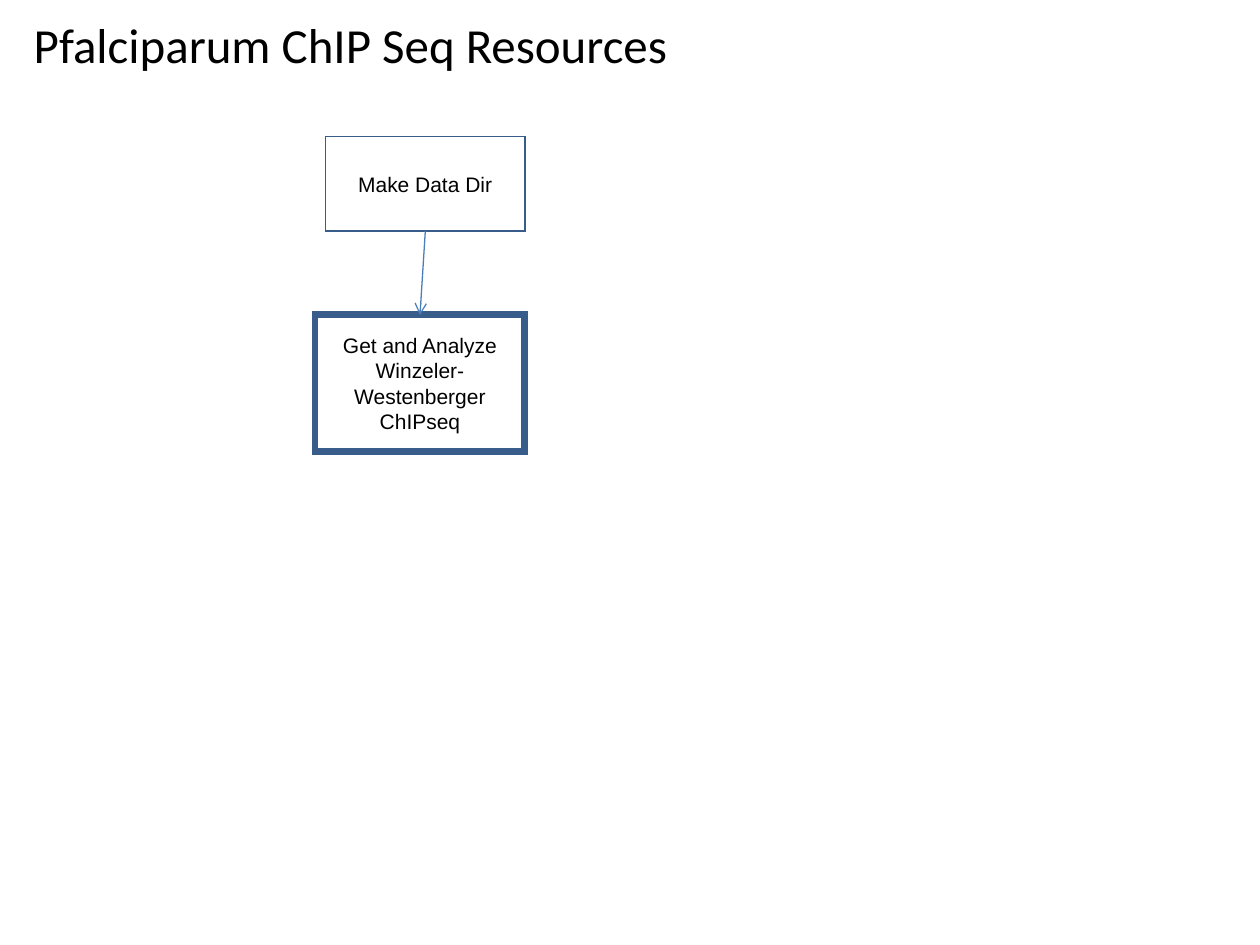
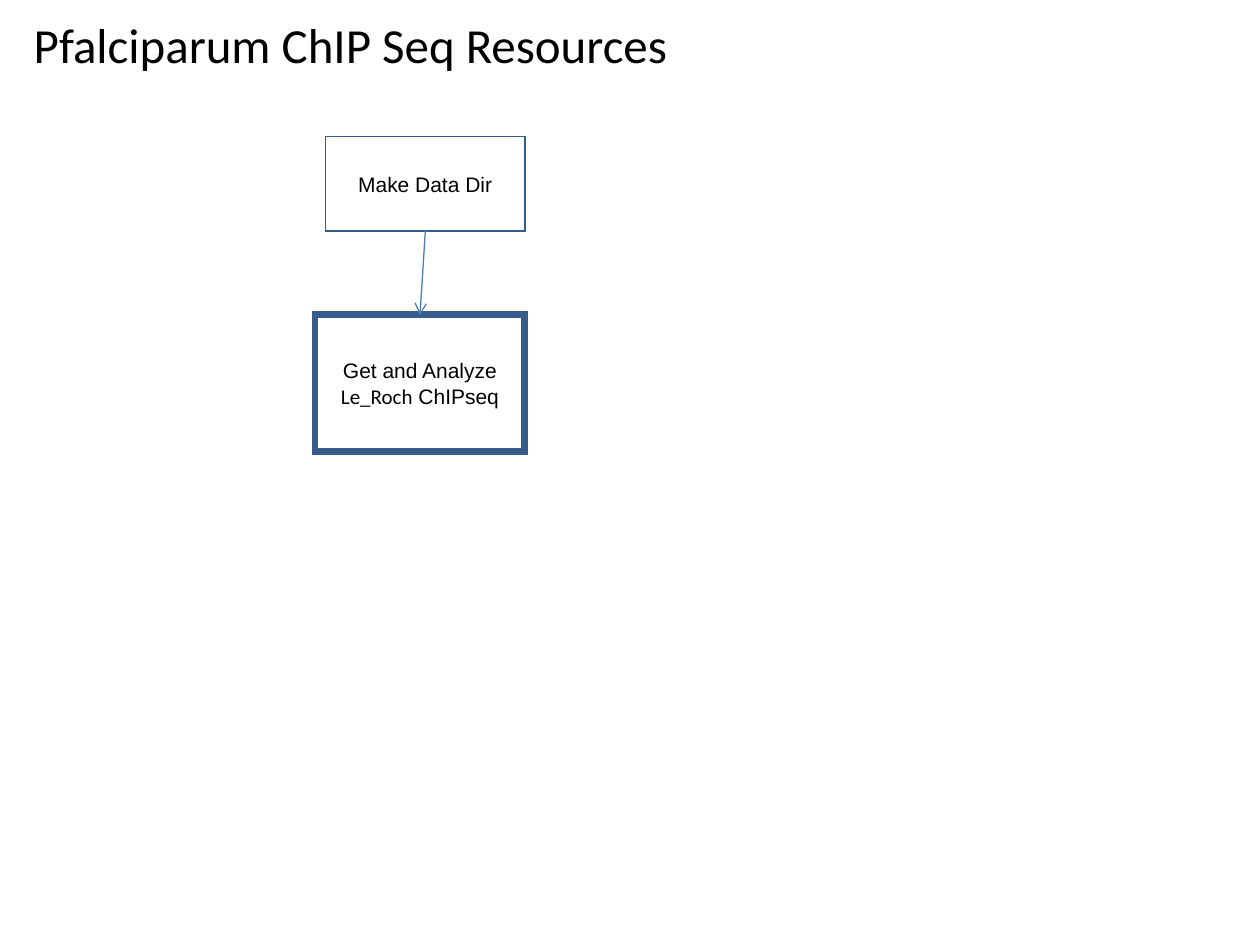
Before and after one commit to VEuPathDB/ApiCommonWorkflow, a slide deck: slide 15 of Main/doc/IntegratedWorkflow.ppt. Drawn at 1260x945 pixels with LibreOffice and Linux fonts; fonts in the diff are those of the drawing. Boxes give left, top, right and bottom in pixels: in the first picture for what was removed or moved away, otherwise in the second. Text is boxed around its words. In the diff, an @@ line names an element or a change of style, - is before the commit and + after.

```diff
--- a/Main/doc/IntegratedWorkflow.ppt
+++ b/Main/doc/IntegratedWorkflow.ppt
@@ text in rectangle at bbox=[341, 362, 498, 408]: text changed @@
-Get and Analyze Winzeler-Westenberger ChIPseq
+Get and Analyze Le_Roch ChIPseq
```
Also in this commit, not shown: 3 other slides changed.
